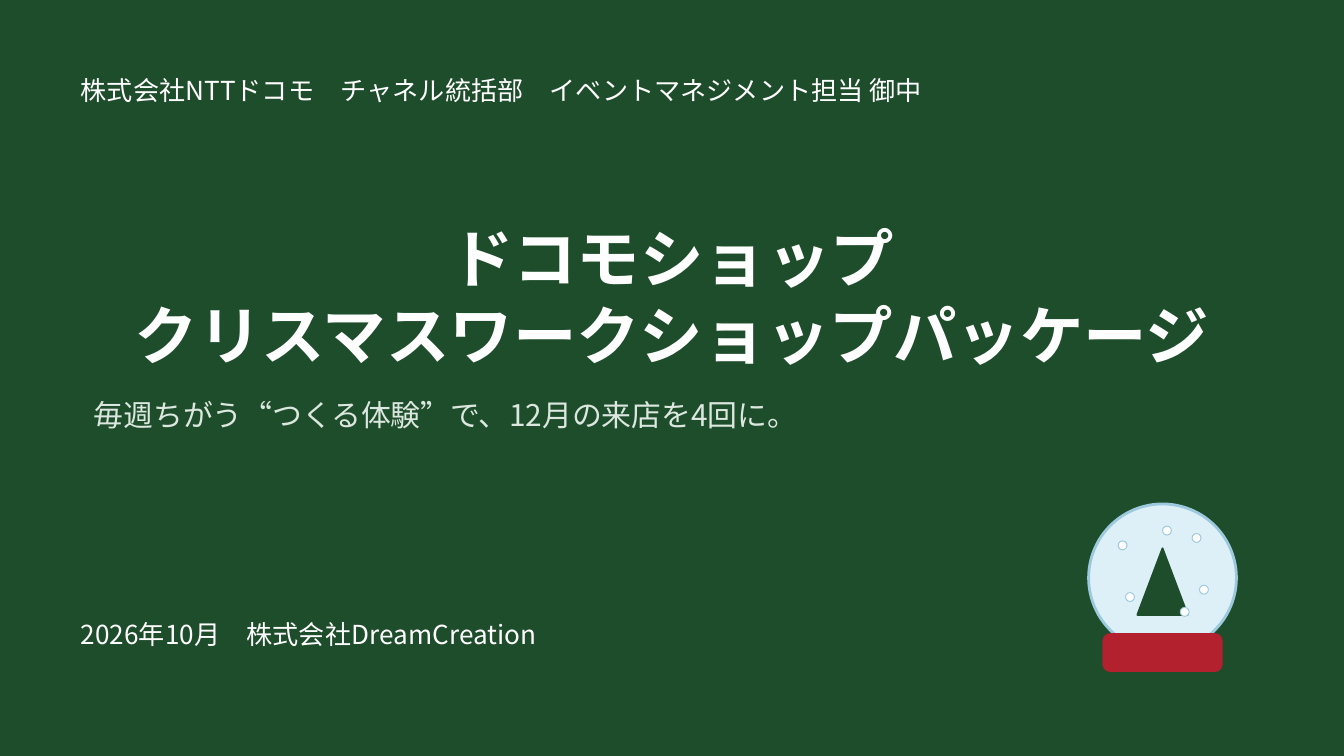
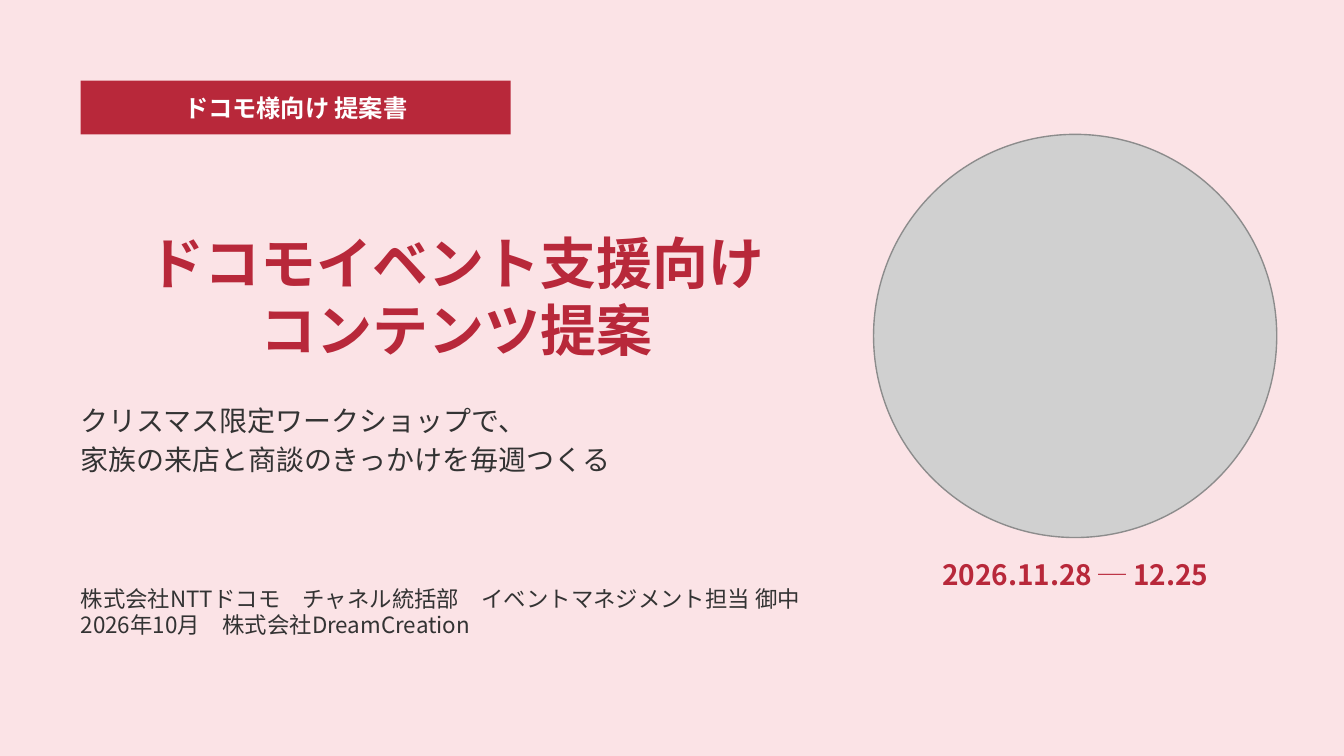
Before and after one commit to lunamax77/-next-vision, a slide deck: slide 1 of docs/proposals/2026-12_docomo_christmas-ws/企画書_NTTドコモ_クリスマスWS.pptx. Drawn at 1344x756 pixels with LibreOffice and Linux fonts; fonts in the diff are those of the drawing; grey boxes stand for pictures. Boxes give left, top, right and bottom in pixels: in the first picture for what was removed or moved away, otherwise in the second. Text is boxed around its words. In the diff, an @@ line names an element or a change of style, - is before the commit and + after.

```diff
--- a/docs/proposals/2026-12_docomo_christmas-ws/企画書_NTTドコモ_クリスマスWS.pptx
+++ b/docs/proposals/2026-12_docomo_christmas-ws/企画書_NTTドコモ_クリスマスWS.pptx
@@ background #1E4D2B to #FBE3E6 @@
@@ text removed at bbox=[81, 78, 922, 102] @@
-株式会社NTTドコモ チャネル統括部 イベントマネジメント担当 御中
@@ rectangle added at bbox=[81, 81, 511, 134], fill #B8283A, 13 pt, text #FFFFFF, bold @@
+ドコモ様向け 提案書
@@ picture added at bbox=[874, 134, 1277, 538] @@
@@ title removed at bbox=[135, 228, 1209, 365] @@
-ドコモショップ
-クリスマスワークショップパッケージ
@@ title added at bbox=[149, 236, 765, 356], 30 pt, text #B8283A, bold @@
+ドコモイベント支援向け
+コンテンツ提案
@@ text added at bbox=[81, 407, 610, 473], 15 pt, text #333333 @@
+クリスマス限定ワークショップで、
+家族の来店と商談のきっかけを毎週つくる
@@ text removed at bbox=[94, 401, 797, 429] @@
-毎週ちがう“つくる体験”で、12月の来店を4回に。
@@ ellipse removed at bbox=[1089, 504, 1236, 652] @@
@@ ellipse removed at bbox=[1163, 527, 1172, 536] @@
@@ ellipse removed at bbox=[1192, 534, 1202, 543] @@
@@ text added at bbox=[942, 564, 1208, 586], 15 pt, text #B8283A, bold @@
+2026.11.28 ─ 12.25
@@ ellipse removed at bbox=[1118, 542, 1128, 551] @@
@@ triangle removed at bbox=[1137, 548, 1187, 614] @@
@@ text at bbox=[81, 588, 800, 609]: paragraph added @@
+株式会社NTTドコモ チャネル統括部 イベントマネジメント担当 御中
@@ text "株式会社NTTドコモ チャネル統括部 イベントマネジメント担当 御中": place and size @@
-text "株式会社NTTドコモ チャネル統括部 イベントマネジメント担当 御中" at bbox=[81, 622, 537, 646]
+text "株式会社NTTドコモ チャネル統括部 イベントマネジメント担当 御中" at bbox=[81, 588, 800, 635]
@@ ellipse removed at bbox=[1126, 593, 1136, 602] @@
@@ ellipse removed at bbox=[1200, 586, 1210, 595] @@
@@ text at bbox=[81, 614, 470, 635]: size 14 to 12 pt, text colour #FFFFFF to #333333 in "2026年10月 株式会社DreamCreation" @@
@@ ellipse removed at bbox=[1180, 607, 1189, 617] @@
@@ rounded rectangle removed at bbox=[1103, 634, 1222, 672] @@
```
Also in this commit, not shown: 12 other slides changed, 2 slides added, 1 slide removed, 2 other files.
